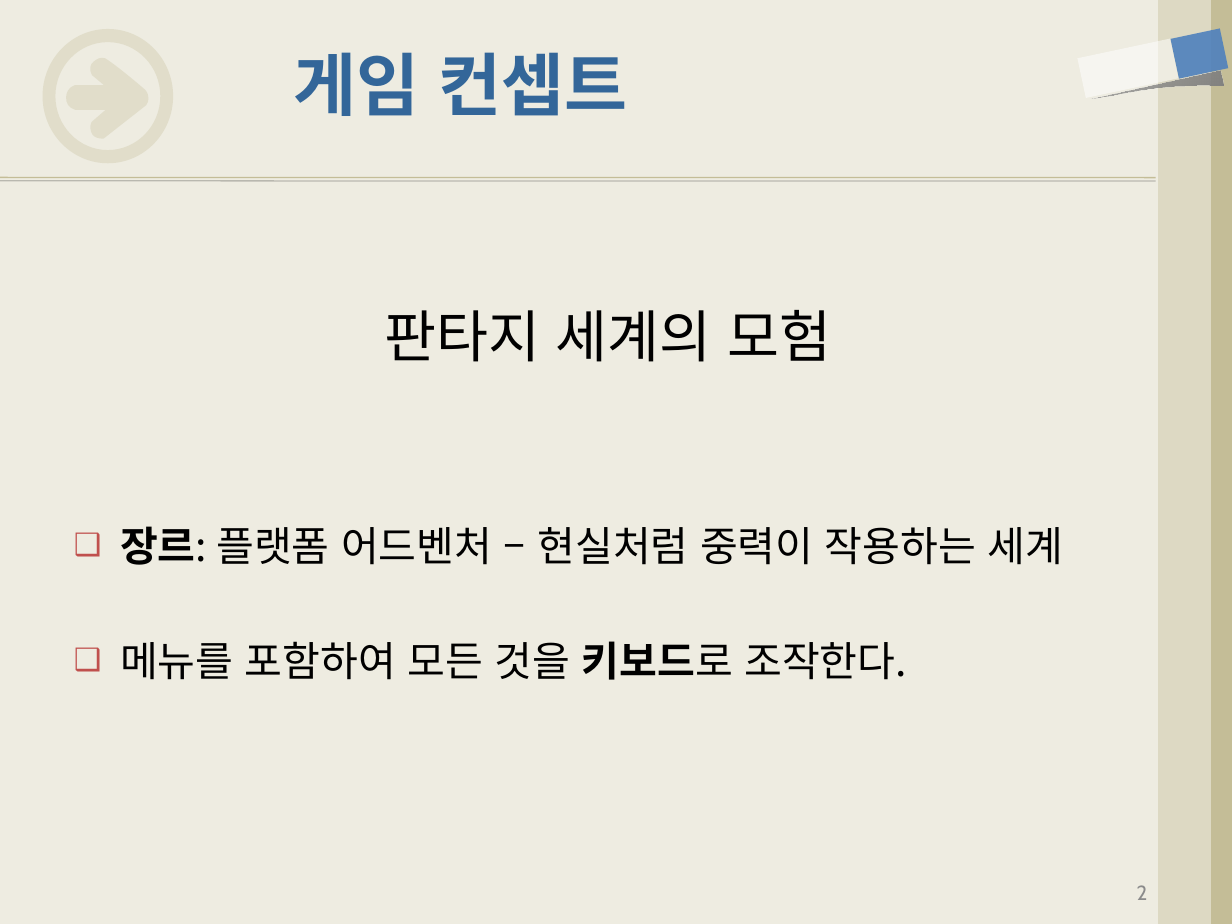
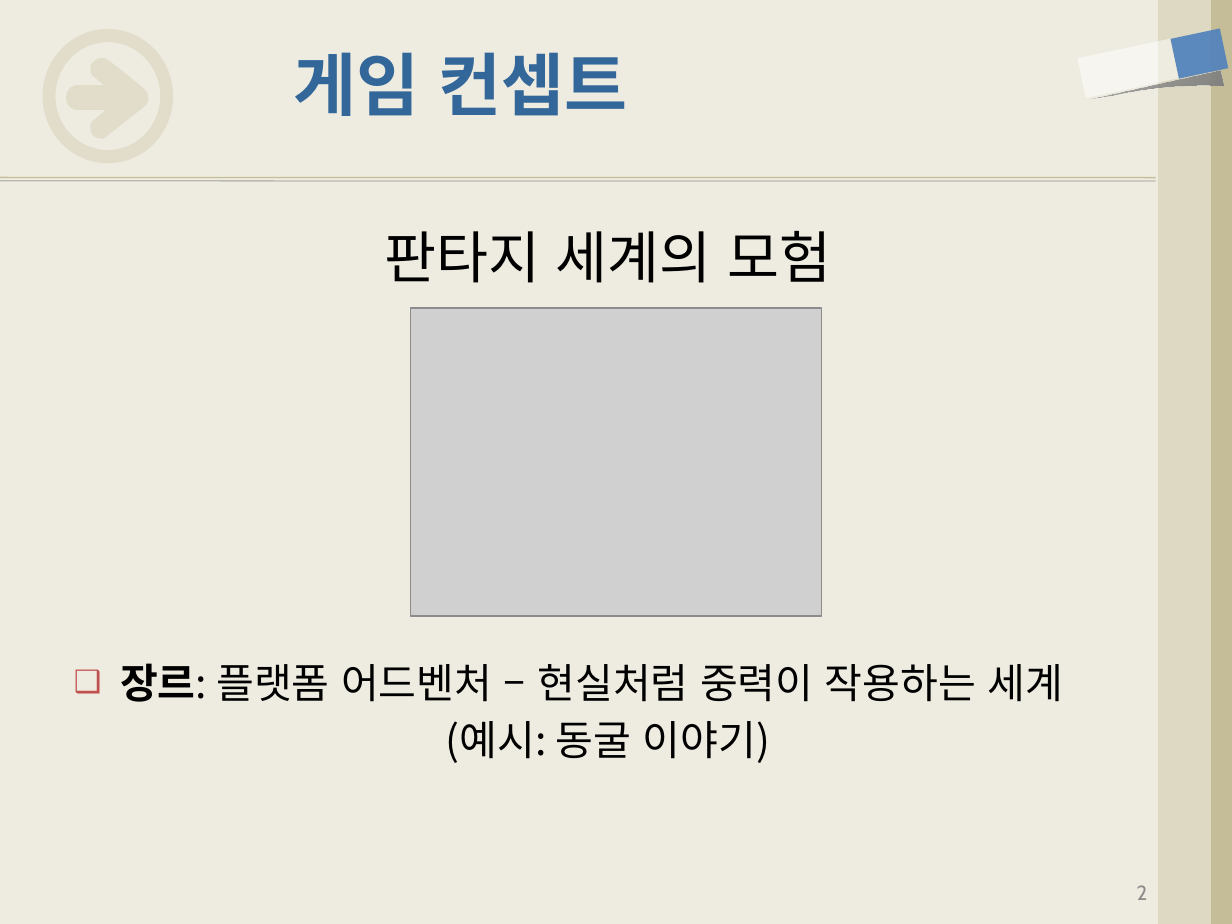
Before and after one commit to iconstudio/2017-Platformer, a slide deck: slide 2 of slides/2016180042_진윤성_2DGP_2차발표.pptx. Drawn at 1232x924 pixels with LibreOffice and Linux fonts; fonts in the diff are those of the drawing; grey boxes stand for pictures. Boxes give left, top, right and bottom in pixels: in the first picture for what was removed or moved away, otherwise in the second. Text is boxed around its words. In the diff, an @@ line names an element or a change of style, - is before the commit and + after.

```diff
--- a/slides/2016180042_진윤성_2DGP_2차발표.pptx
+++ b/slides/2016180042_진윤성_2DGP_2차발표.pptx
@@ picture added at [410,308,821,616] @@
@@ text at [446,721,770,763]: text changed @@
-❑ 메뉴를 포함하여 모든 것을 키보드로 조작한다.
+(예시: 동굴 이야기)
```
Also in this commit, not shown: 1 other slide changed, 1 slide added, 4 other files.
